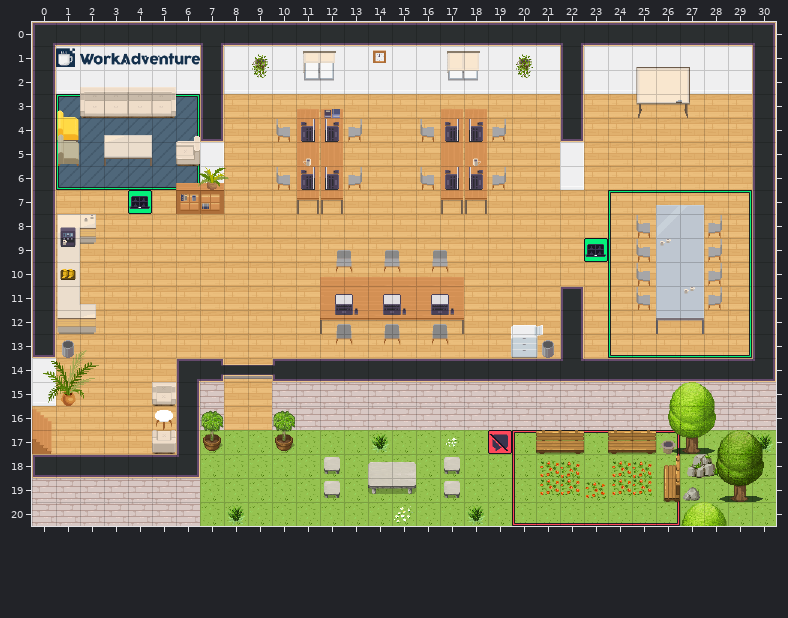
Tiled map (JSON), stored at map.tmj. Above, as it was before the edit.
Cells are 32x32 px. Shown: x 0..30, y 0..20.
After the commit:
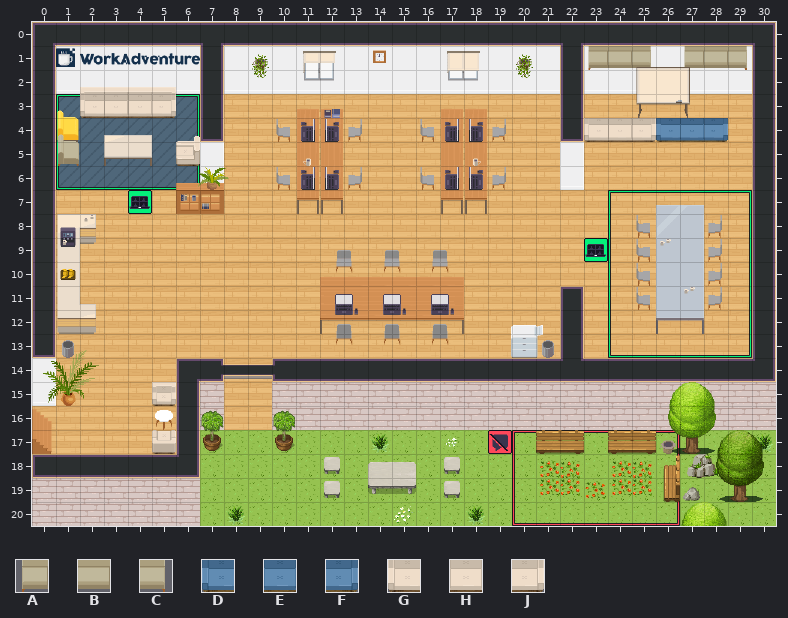
Key: from "Chunk 1": A 49, B 50, C 51, D 55, E 56, F 57, G 73, H 74, J 75.
_ is an empty cell.
The exact change:
Layer "furniture/furniture1":
y 1: x 23..25 ___ -> ABC; x 27..29 ___ -> ABC
y 4: x 23..28 ______ -> GHJDEF
Boxes around the changes in both pictures, in picture pixels (x1, y1, x2, y2):
added: (588, 46, 651, 70)
added: (684, 46, 747, 70)
added: (584, 118, 728, 142)
